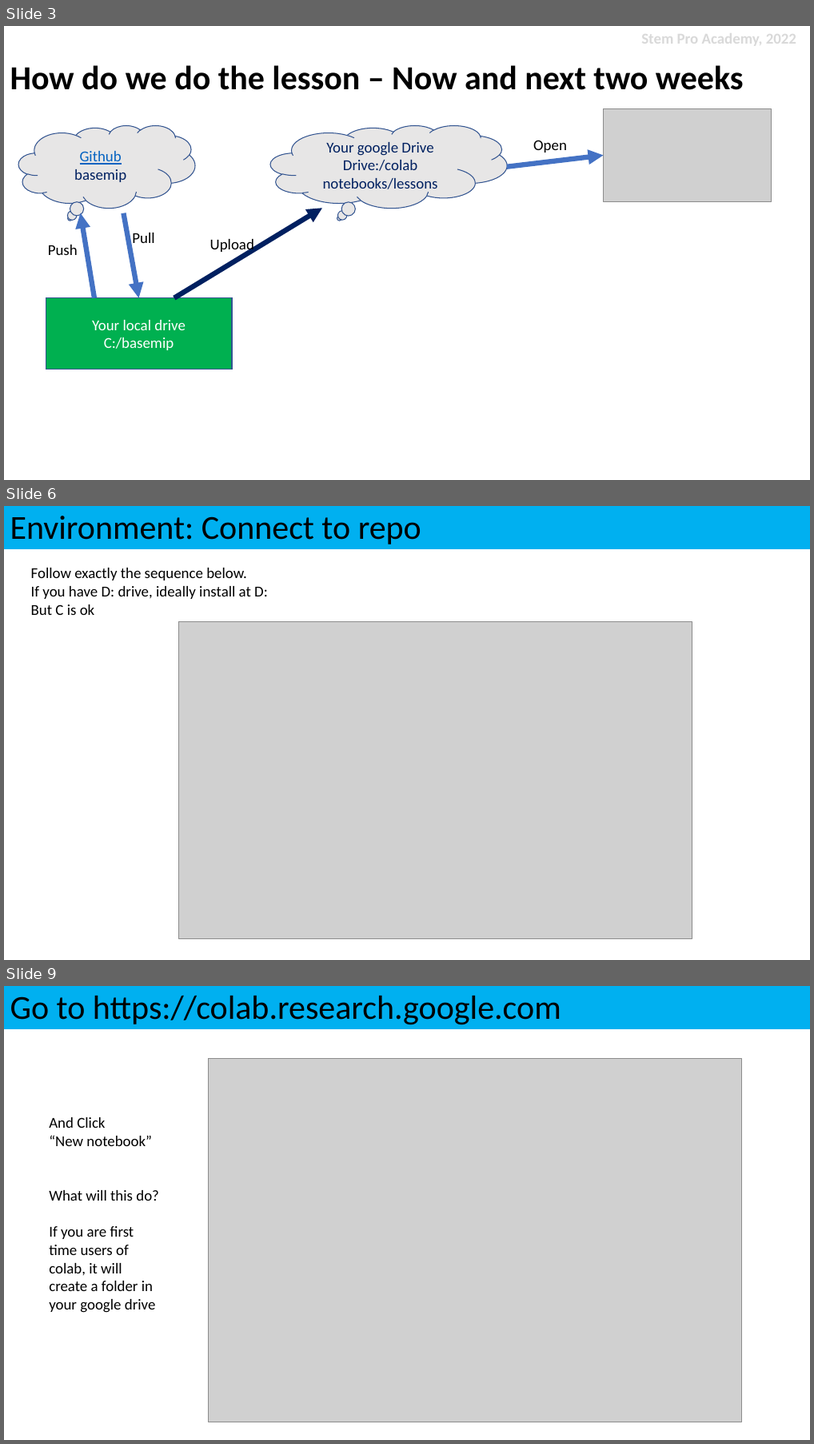
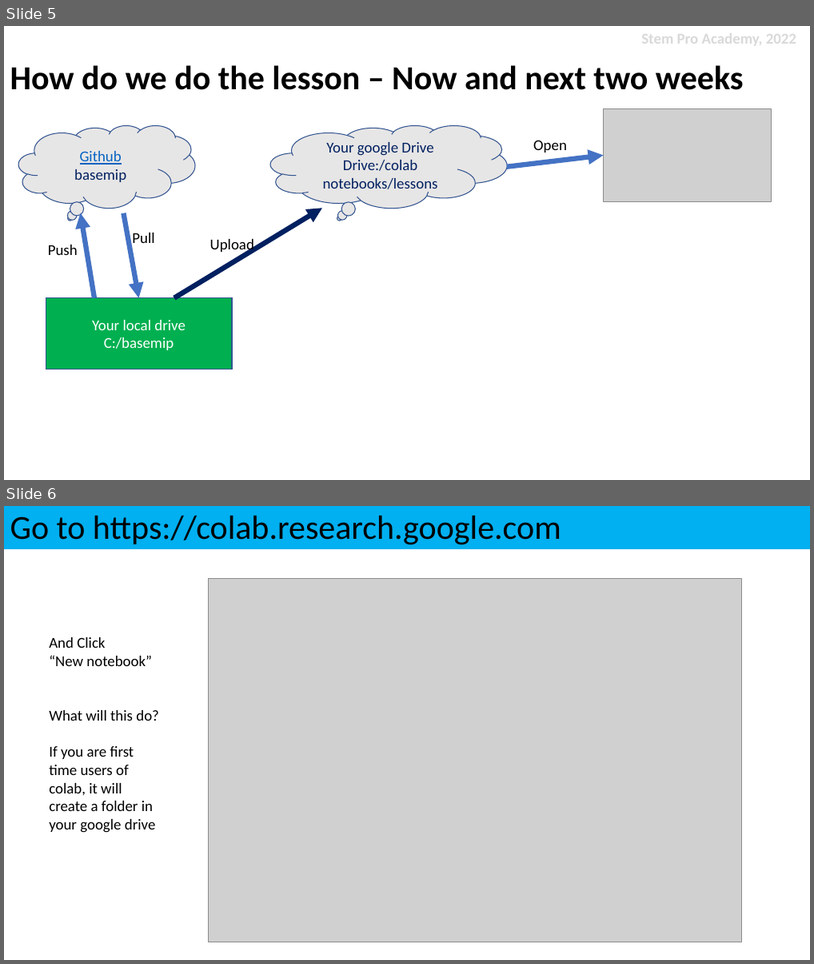
Before and after one commit to stemproaca/basemip, a slide deck: Lesssons/Lesson02.pptx. Shown one above the other, each under a label of ours: slides 3, 6 and 9 before the commit, slides 5 and 6 after it; the slides between them are not shown. The pictures are 814x1444 and 814x964 pixels, drawn with LibreOffice and Linux fonts; fonts in the diff are those of the drawing; grey boxes stand for pictures. Boxes give left, top, right and bottom in pixels: in the first picture for what was removed or moved away, otherwise in the second. Text is boxed around its words. In the diff, an @@ line names an element or a change of style, - is before the commit and + after.

```diff
--- a/Lesssons/Lesson02.pptx
+++ b/Lesssons/Lesson02.pptx
@@ slide 6 removed at (4,506,810,960), background #FFFFFF @@
@@ rectangle removed at (4,506,810,549) @@
-Environment: Connect to repo
@@ text removed at (31,568,268,615) @@
-Follow exactly the sequence below.
-If you have D: drive, ideally install at D:
-But C is ok
@@ picture removed at (179,621,693,938) @@
@@ what was slide 3 is now slide 5 @@
@@ what was slide 9 is now slide 6 @@
```
Also in this commit, not shown: 2 slides changed, 3 slides added, 4 other slides removed, 25 other files.
